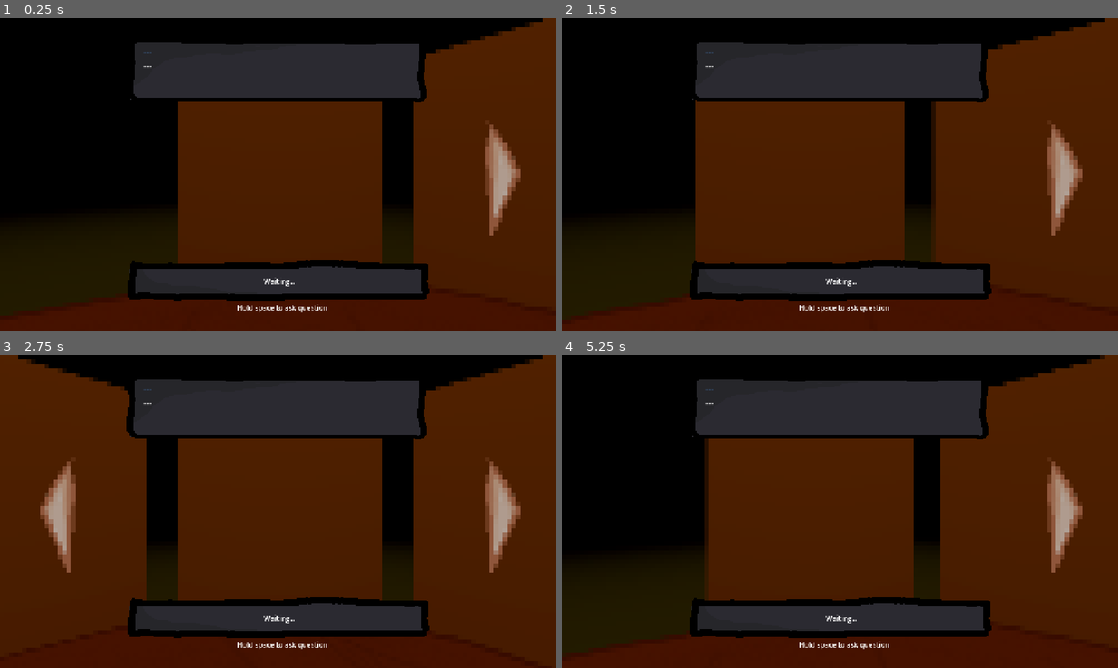
Above: before the commit, frames 1-4 (two rows, left to right).
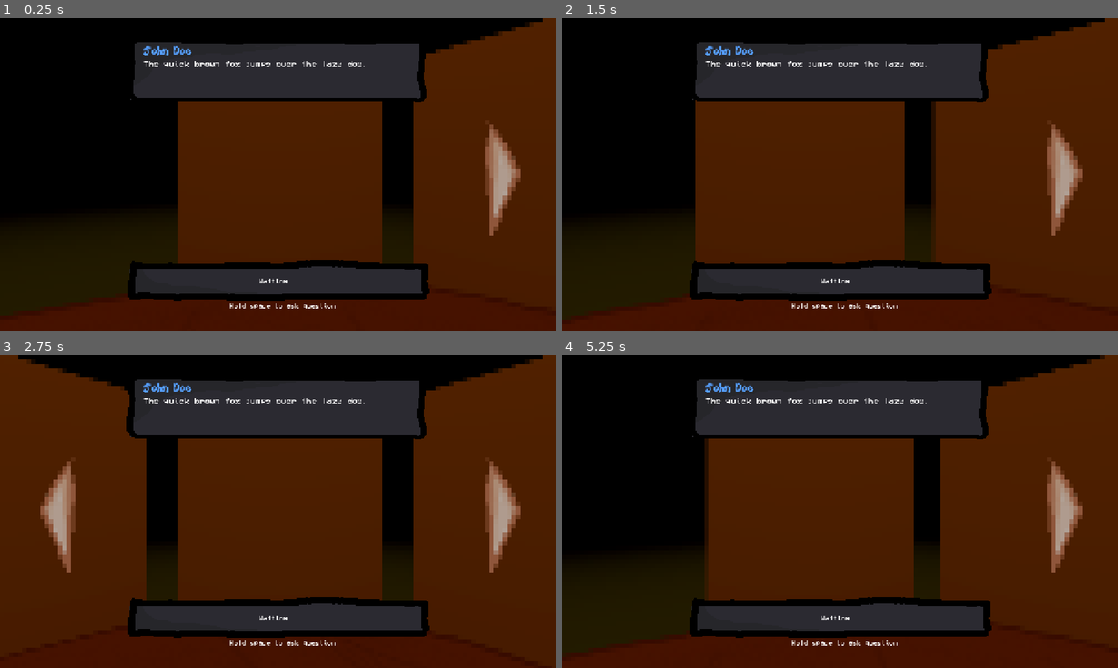
Above: after the commit, the same moments.

Repository: Caz080/AfterFall
Game: Godot game, scene res://Assets/Scenes/game.tscn
The game is run twice, just before and just after one commit, with the same random seed, the same clock (stepped at 60 frames per second) and the same inputs.
Inputs (mouse positions are in pixels of both pictures, inside the frame that each line leads up to):
- Up to frame 1 (0.25 s): no input
- Up to frame 2 (1.5 s): click (1062, 174) at 0.5 s; click (617, 174) at 1.25 s
- Up to frame 3 (2.75 s): tap Enter (ui_accept) at 2, 2.27 s; hold Right (move_right) from 2.03 s (still down); hold Space (push_to_talk) from 2.03 s (still down)
- Up to frame 4 (5.25 s): tap Enter (ui_accept) at 2.75, 3.02, 3.5, 4.25, 4.52, 5 s; release Right (move_right) at 2.78 s; release Space (push_to_talk) at 2.78 s; hold Left (move_left) 2.78-3.53 s; tap Space (push_to_talk) at 2.85, 4.35 s; hold Space (push_to_talk) 3.53-4.28 s; hold Right (move_right) 3.53-5.03 s; hold Left (move_left) from 5.03 s (still down); hold Space (push_to_talk) from 5.03 s (still down)

The runs differ from the first frame. In frame 1, 0.7% of the frame differs, in the area x 25-66%, y 8-94%; in frame 2, 0.7%; in frame 3, 0.7%; in frame 4, 0.7%.

Commit message:
Main menu created
Updated game scene
Added fonts

Diff:
--- a/projectreal/Assets/Scenes/game.tscn
+++ b/projectreal/Assets/Scenes/game.tscn
@@ -7,9 +7,11 @@
 [ext_resource type="Shader" uid="uid://drf1xmg6e2cik" path="res://Assets/Shaders/Pixel.gdshader" id="4_pb48a"]
 [ext_resource type="Script" uid="uid://dxs1ltrud5yxp" path="res://text_anim.gd" id="5_fw1vi"]
 [ext_resource type="Texture2D" uid="uid://clvd4ns1v0xwi" path="res://Assets/Sprites/Sprite-dialoguebox.png" id="6_fw1vi"]
+[ext_resource type="FontFile" uid="uid://clp4rnceqgjkk" path="res://Assets/Fonts/VCR_OSD_MONO_1.001.ttf" id="6_nvds3"]
 [ext_resource type="Script" uid="uid://6t6x681ktu8" path="res://submitquestion.gd" id="6_tpq0m"]
 [ext_resource type="Texture2D" uid="uid://lj4l4q3uatic" path="res://Assets/Sprites/Sprite-textbox.png" id="7_fw1vi"]
 [ext_resource type="Texture2D" uid="uid://dbwfi6k2r00ss" path="res://Assets/Sprites/blackScreen.png" id="9_4ao11"]
+[ext_resource type="FontFile" uid="uid://dp7prcmlsouim" path="res://Assets/Fonts/KiwiSoda.ttf" id="9_yhnra"]
 [ext_resource type="Script" uid="uid://b3erpkbpt4hpf" path="res://Assets/Scenes/gamefadescript.gd" id="10_xf01c"]
 
 [sub_resource type="ProceduralSkyMaterial" id="ProceduralSkyMaterial_fw1vi"]
@@ -146,6 +148,7 @@
 offset_bottom = -19.005005
 grow_horizontal = 2
 grow_vertical = 2
+theme_override_fonts/font = ExtResource("6_nvds3")
 text = "Waiting..."
 horizontal_alignment = 1
 vertical_alignment = 1
@@ -163,6 +166,7 @@
 offset_bottom = 25.500092
 grow_horizontal = 2
 grow_vertical = 0
+theme_override_fonts/font = ExtResource("6_nvds3")
 text = "Hold space to ask question"
 horizontal_alignment = 1
 
@@ -206,15 +210,17 @@
 [node name="Person" type="Label" parent="gameUI/Control/MarginContainer/VBoxContainer" unique_id=1975478449]
 layout_mode = 2
 theme_override_colors/font_color = Color(0.3372549, 0.62352943, 0.99607843, 1)
-theme_override_font_sizes/font_size = 20
-text = "---"
+theme_override_fonts/font = ExtResource("9_yhnra")
+theme_override_font_sizes/font_size = 30
+text = "John Doe"
 
 [node name="Dialogue" type="RichTextLabel" parent="gameUI/Control/MarginContainer/VBoxContainer" unique_id=451130029]
 custom_minimum_size = Vector2(0, 85.33)
 layout_mode = 2
+theme_override_fonts/normal_font = ExtResource("6_nvds3")
 theme_override_font_sizes/normal_font_size = 20
 bbcode_enabled = true
-text = "---"
+text = "The quick brown fox jumps over the lazy dog."
 script = ExtResource("5_fw1vi")
 
 [node name="TextureRect2" type="TextureRect" parent="gameUI" unique_id=1099410730]
--- a/projectreal/Assets/Scenes/intro.tscn
+++ b/projectreal/Assets/Scenes/intro.tscn
@@ -3,6 +3,7 @@
 [ext_resource type="Texture2D" uid="uid://dbwfi6k2r00ss" path="res://Assets/Sprites/blackScreen.png" id="1_4yfw4"]
 [ext_resource type="Script" uid="uid://dwh47bq5npimt" path="res://Assets/Scenes/introscenescript.gd" id="1_ea2my"]
 [ext_resource type="Script" uid="uid://cduxplj3racco" path="res://Assets/Scenes/introtextanim.gd" id="2_4yfw4"]
+[ext_resource type="FontFile" uid="uid://b0p12gsdny86y" path="res://Assets/Fonts/Pixelta.ttf" id="4_lkfso"]
 
 [node name="Intro" type="Node2D" unique_id=1855499653]
 script = ExtResource("1_ea2my")
@@ -31,7 +32,8 @@
 [node name="L1" type="RichTextLabel" parent="CanvasLayer/VBoxContainer" unique_id=492508028]
 custom_minimum_size = Vector2(0, 81.255)
 layout_mode = 2
-theme_override_font_sizes/normal_font_size = 38
+theme_override_fonts/normal_font = ExtResource("4_lkfso")
+theme_override_font_sizes/normal_font_size = 48
 bbcode_enabled = true
 text = "A metor has crashed "
 horizontal_alignment = 1
@@ -40,7 +42,8 @@
 [node name="L2" type="RichTextLabel" parent="CanvasLayer/VBoxContainer" unique_id=209578336]
 custom_minimum_size = Vector2(0, 81.255)
 layout_mode = 2
-theme_override_font_sizes/normal_font_size = 38
+theme_override_fonts/normal_font = ExtResource("4_lkfso")
+theme_override_font_sizes/normal_font_size = 48
 bbcode_enabled = true
 text = "6 survivors were found"
 horizontal_alignment = 1
@@ -49,7 +52,8 @@
 [node name="L3" type="RichTextLabel" parent="CanvasLayer/VBoxContainer" unique_id=1942887643]
 custom_minimum_size = Vector2(0, 81.255)
 layout_mode = 2
-theme_override_font_sizes/normal_font_size = 38
+theme_override_fonts/normal_font = ExtResource("4_lkfso")
+theme_override_font_sizes/normal_font_size = 48
 bbcode_enabled = true
 text = "Among them is 1 alien"
 horizontal_alignment = 1
@@ -58,7 +62,8 @@
 [node name="L4" type="RichTextLabel" parent="CanvasLayer/VBoxContainer" unique_id=1572160174]
 custom_minimum_size = Vector2(0, 81.255)
 layout_mode = 2
-theme_override_font_sizes/normal_font_size = 38
+theme_override_fonts/normal_font = ExtResource("4_lkfso")
+theme_override_font_sizes/normal_font_size = 48
 bbcode_enabled = true
 text = "Interrogate them, find the truth..."
 horizontal_alignment = 1
@@ -67,7 +72,8 @@
 [node name="L5" type="RichTextLabel" parent="CanvasLayer/VBoxContainer" unique_id=841239213]
 custom_minimum_size = Vector2(0, 81.255)
 layout_mode = 2
-theme_override_font_sizes/normal_font_size = 38
+theme_override_fonts/normal_font = ExtResource("4_lkfso")
+theme_override_font_sizes/normal_font_size = 48
 bbcode_enabled = true
 text = "Detective..."
 horizontal_alignment = 1
--- /dev/null
+++ b/projectreal/Assets/Scenes/main.tscn
@@ -0,0 +1,36 @@
+[gd_scene format=3 uid="uid://ci0k8qfqx2eem"]
+
+[ext_resource type="FontFile" uid="uid://dp7prcmlsouim" path="res://Assets/Fonts/KiwiSoda.ttf" id="1_l26l0"]
+
+[node name="Main" type="Control" unique_id=1558925591]
+layout_mode = 3
+anchors_preset = 15
+anchor_right = 1.0
+anchor_bottom = 1.0
+grow_horizontal = 2
+grow_vertical = 2
+
+[node name="Background" type="ColorRect" parent="." unique_id=1404691085]
+layout_mode = 1
+anchors_preset = 15
+anchor_right = 1.0
+anchor_bottom = 1.0
+grow_horizontal = 2
+grow_vertical = 2
+color = Color(0, 0, 0, 1)
+
+[node name="RichTextLabel" type="RichTextLabel" parent="." unique_id=1422077399]
+layout_mode = 1
+anchors_preset = 5
+anchor_left = 0.5
+anchor_right = 0.5
+offset_left = -317.0
+offset_top = 107.0
+offset_right = 317.0
+offset_bottom = 210.0
+grow_horizontal = 2
+theme_override_fonts/normal_font = ExtResource("1_l26l0")
+theme_override_font_sizes/normal_font_size = 84
+text = "GAME TITLE"
+horizontal_alignment = 1
+vertical_alignment = 1
Binary file added: projectreal/Assets/Fonts/KiwiSoda.ttf
Not shown, added: projectreal/Assets/Fonts/KiwiSoda.ttf.import
Binary file added: projectreal/Assets/Fonts/Pixelta.ttf
Not shown, added: projectreal/Assets/Fonts/Pixelta.ttf.import
Binary file added: projectreal/Assets/Fonts/VCR_OSD_MONO_1.001.ttf
Not shown, added: projectreal/Assets/Fonts/VCR_OSD_MONO_1.001.ttf.import
